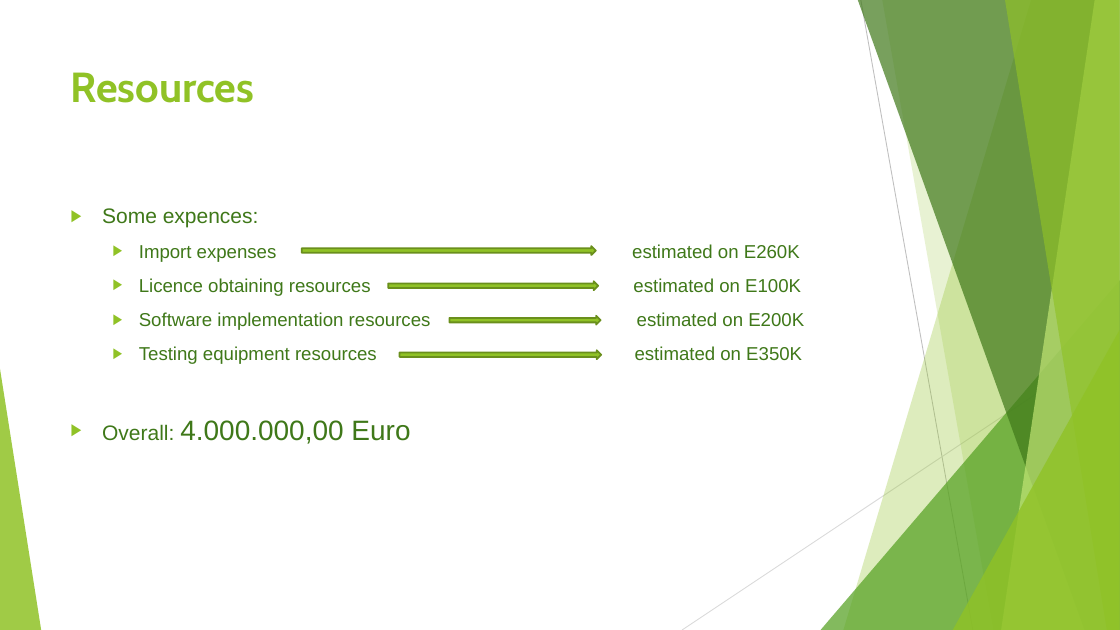
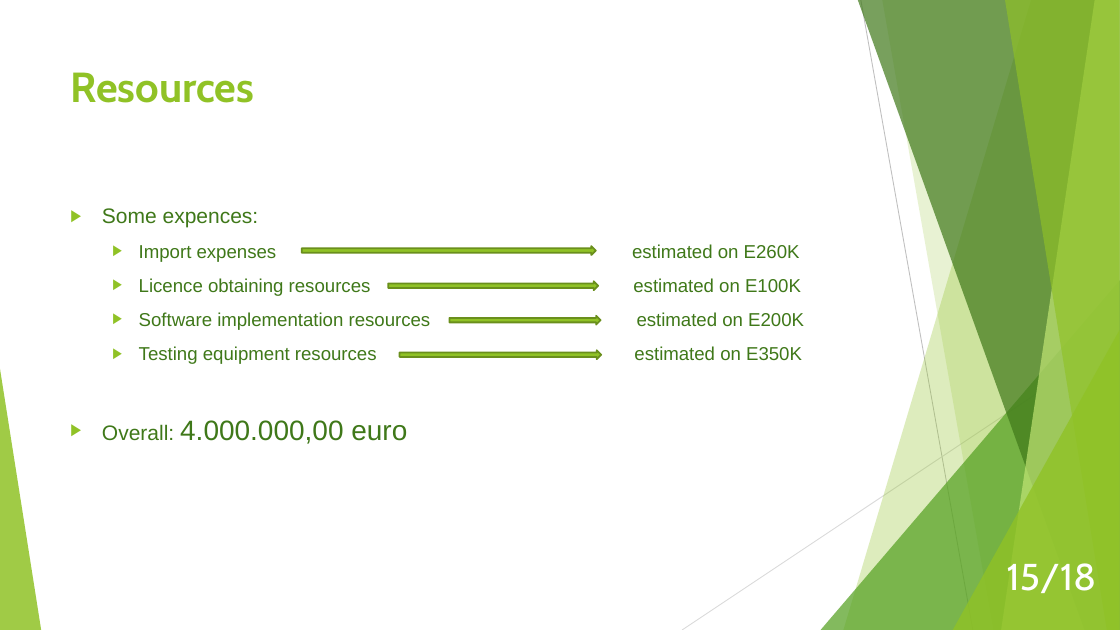
Before and after one commit to MarinaNikolic/UPR, a slide deck: slide 15 of APS.pptx. Drawn at 1120x630 pixels with LibreOffice and Linux fonts; fonts in the diff are those of the drawing. Boxes give left, top, right and bottom in pixels: in the first picture for what was removed or moved away, otherwise in the second. Text is boxed around its words. In the diff, an @@ line names an element or a change of style, - is before the commit and + after.

Commit message:
PPT for proposal done. CMMI done. Big-to-do updated. Fixed minor grammar issues in proposal.

```diff
--- a/APS.pptx
+++ b/APS.pptx
@@ text at (x1=102, y1=420, x2=407, y2=444): text changed @@
-▶ Overall: 4.000.000,00 Euro
+▶ Overall: 4.000.000,00 euro
@@ page number added at (x1=1007, y1=563, x2=1096, y2=593), 32 pt, text #FFFFFF @@
+15/18
```
Also in this commit, not shown: 16 other slides changed, 3 other files.
